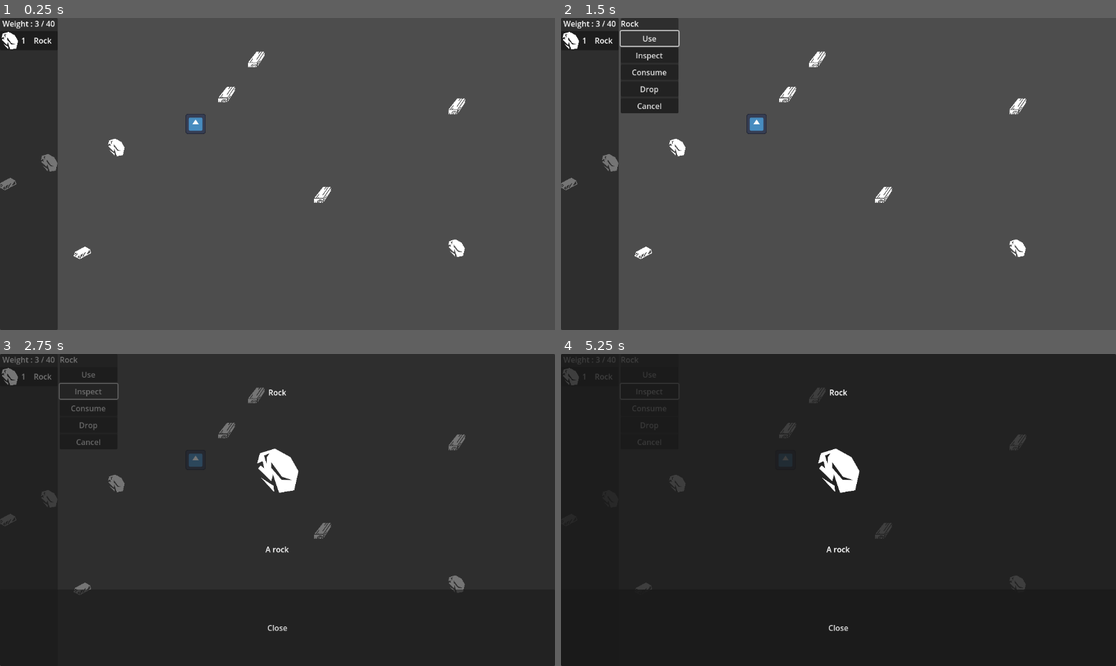
Above: before the commit, frames 1-4 (two rows, left to right).
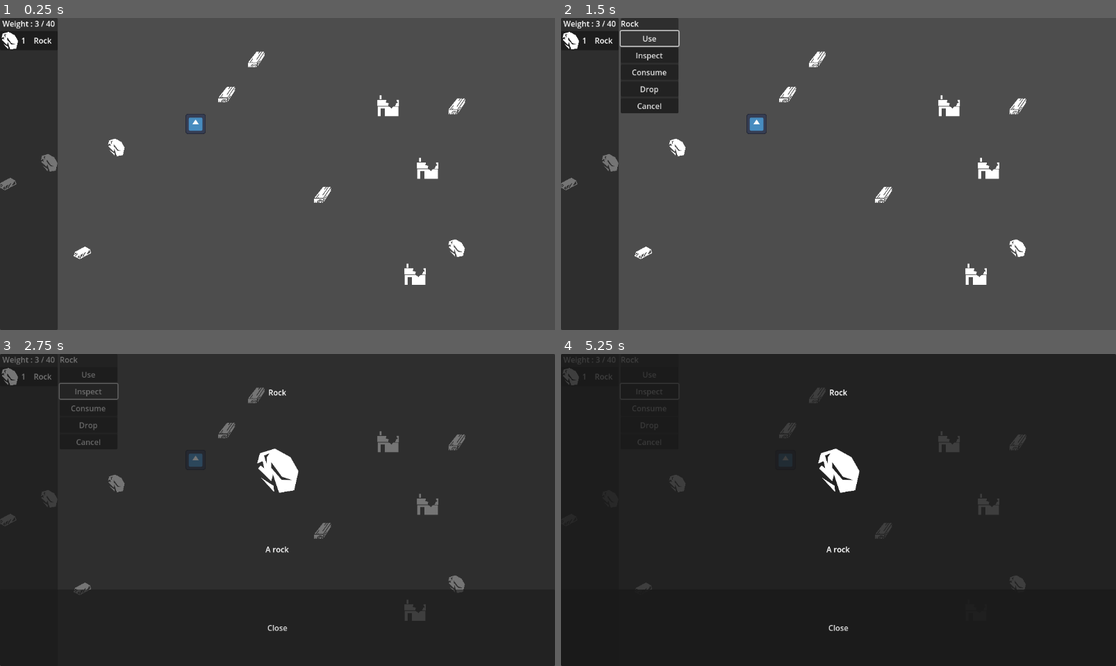
Above: after the commit, the same moments.

Repository: DonKoutsou/Inventory_Tutorial
Game: Godot game, scene res://Scene/world.tscn
Two runs of this game, one before a commit and one after it. Both use one fixed random seed, a clock stepped at 60 frames per second and the inputs below. The engine's default icon, where the game draws it, is replaced by a stand-in: a white triangle on a blue panel in a dark square.
Inputs (mouse positions are in pixels of both pictures, inside the frame that each line leads up to):
- Up to frame 1 (0.25 s): no input
- Up to frame 2 (1.5 s): click (588, 39) at 0.5 s; click "Use" at 1.25 s
- Up to frame 3 (2.75 s): click "Inspect" at 2 s
- Up to frame 4 (5.25 s): click "Consume" at 2.75 s; click "Drop" at 3.5 s; click "Cancel" at 4.25 s; tap Enter at 5 s; hold D (MoveRight) from 5.03 s (still down)

The runs differ from the first frame. In frame 1, 0.5% of the frame differs, in the area x 67-79%, y 24-86%; in frame 2, 0.5%; in frame 3, 0.4%; in frame 4, 0.2%.

Commit message:
Interactable

Diff:
--- a/InventorySystem/Scripts/Inventory.gd
+++ b/InventorySystem/Scripts/Inventory.gd
@@ -10,6 +10,7 @@
 var _InventoryContents : Array[InventoryItemContainer]
 
 signal ContainerCreated(Cont : InventoryItemContainer)
+signal OnItemUsed(Cont : InventoryItemContainer)
 signal OnItemDropped(It : Item)
 signal OnWeightChanged(NewW : float)
 
@@ -30,6 +31,9 @@
 		_InventoryContents.append(ItemContainer)
 		ContainerCreated.emit(ItemContainer)
 		OnItemAdded(It)
+
+func UseItem(Cont : InventoryItemContainer) -> void:
+	OnItemUsed.emit(Cont)
 
 func RemoveItemFromContainer(Cont : InventoryItemContainer, DropToFloor : bool = true) -> void:
 	Cont.UpdateAmm(-1)
--- a/InventorySystem/Scripts/Item.gd
+++ b/InventorySystem/Scripts/Item.gd
@@ -16,8 +16,8 @@
 func GetItemWeight() -> float:
 	return _ItemWeight
 
+func CanStack() -> bool:
+	return true
+
 func GetItemIcon() -> Texture:
 	return _ItemIcon
-
-func CanStack() -> bool:
-	return true
--- a/InventorySystem/Scripts/inventory_screen.gd
+++ b/InventorySystem/Scripts/inventory_screen.gd
@@ -42,7 +42,7 @@
 	ItemOptions.visible = false
 
 func OnItemUsed() -> void:
-	pass
+	Inv.UseItem(SelectedContainer)
 
 func OnItemInspected() -> void:
 	var Inspector = InventoryDescriptorScene.instantiate() as InspectMenu
--- a/Scene/character.tscn
+++ b/Scene/character.tscn
@@ -19,9 +19,11 @@
 
 [node name="ItemArea" type="Area2D" parent="."]
 collision_layer = 0
+collision_mask = 3
 monitorable = false
 
 [node name="CollisionShape2D" type="CollisionShape2D" parent="ItemArea"]
 shape = SubResource("CircleShape2D_nsht6")
 
 [connection signal="area_entered" from="ItemArea" to="." method="_on_item_area_area_entered"]
+[connection signal="area_exited" from="ItemArea" to="." method="_on_item_area_area_exited"]
--- /dev/null
+++ b/Scene/interactable.gd
@@ -0,0 +1,12 @@
+extends Node2D
+
+class_name Interactable
+
+@export var NeededItem : Item
+@export var TransitionTexture : Texture
+
+var Interacted : bool = false
+
+func Interact() -> void:
+	Interacted = true
+	$Sprite2D.texture = TransitionTexture
--- /dev/null
+++ b/Scene/interactable.tscn
@@ -0,0 +1,25 @@
+[gd_scene load_steps=6 format=3 uid="uid://dslfspgyeb1st"]
+
+[ext_resource type="Texture2D" uid="uid://coypfs50fv062" path="res://Assets/damaged-house.png" id="1_3uklf"]
+[ext_resource type="Script" path="res://Scene/interactable.gd" id="1_c68tf"]
+[ext_resource type="Resource" uid="uid://di8qg85ls2wjk" path="res://Items/Wood.tres" id="2_jhwld"]
+[ext_resource type="Texture2D" uid="uid://cwwtnk45hoo4d" path="res://Assets/fixed-house.png" id="3_wejpr"]
+
+[sub_resource type="CircleShape2D" id="CircleShape2D_18iay"]
+radius = 40.0
+
+[node name="Interactable" type="Node2D"]
+script = ExtResource("1_c68tf")
+NeededItem = ExtResource("2_jhwld")
+TransitionTexture = ExtResource("3_wejpr")
+
+[node name="Sprite2D" type="Sprite2D" parent="."]
+scale = Vector2(0.101562, 0.101562)
+texture = ExtResource("1_3uklf")
+
+[node name="Area2D" type="Area2D" parent="."]
+collision_layer = 2
+collision_mask = 0
+
+[node name="CollisionShape2D" type="CollisionShape2D" parent="Area2D"]
+shape = SubResource("CircleShape2D_18iay")
--- a/Scene/world.tscn
+++ b/Scene/world.tscn
@@ -8,6 +8,7 @@
 [ext_resource type="Resource" uid="uid://nqwhwa8p85hc" path="res://Items/Metal.tres" id="4_jtfqm"]
 [ext_resource type="Resource" uid="uid://olg8r7cg4gn3" path="res://Items/Rock.tres" id="5_o0v3h"]
 [ext_resource type="Resource" uid="uid://di8qg85ls2wjk" path="res://Items/Wood.tres" id="6_tm7ek"]
+[ext_resource type="PackedScene" uid="uid://dslfspgyeb1st" path="res://Scene/interactable.tscn" id="9_d4rjj"]
 
 [node name="World" type="Control"]
 layout_mode = 3
@@ -26,3 +27,12 @@
 
 [node name="Character" parent="." instance=ExtResource("1_etjn4")]
 Speed = 5.0
+
+[node name="Interactable" parent="." instance=ExtResource("9_d4rjj")]
+position = Vector2(887, 311)
+
+[node name="Interactable2" parent="." instance=ExtResource("9_d4rjj")]
+position = Vector2(805, 181)
+
+[node name="Interactable3" parent="." instance=ExtResource("9_d4rjj")]
+position = Vector2(861, 531)
--- a/Scripts/character.gd
+++ b/Scripts/character.gd
@@ -5,8 +5,11 @@
 @export var Speed : float
 @export var Inv : Inventory
 
+var Interactables : Array[Interactable]
+
 func _ready() -> void:
 	Inv.connect("OnItemDropped", DropItemToFeet)
+	Inv.connect("OnItemUsed", TryUseItemFromContainer)
 
 func DropItemToFeet(It : Item) -> void:
 	var ItemSc = Inv.BaseItemScene.instantiate() as Item2D
@@ -23,6 +26,15 @@
 	if (Input.is_action_pressed("MoveRight")):
 		position.x += Speed
 
+func TryUseItemFromContainer(Cont : InventoryItemContainer) -> void:
+	var It = Cont.GetContainedItem()
+	for g in Interactables:
+		if (g.Interacted):
+			continue
+		if (g.NeededItem.resource_path == It.resource_path):
+			g.Interact()
+			Inv.RemoveItemFromContainer(Cont, false)
+			return
 
 func _on_item_area_area_entered(area: Area2D) -> void:
 	if (area.get_parent() is Item2D):
@@ -30,3 +42,10 @@
 		if (Inv.CanFitItem(It.GetItemResource())):
 			Inv.AddItemToInventory(It.GetItemResource())
 			It.queue_free()
+	else : if (area.get_parent() is Interactable):
+		Interactables.append(area.get_parent())
+
+
+func _on_item_area_area_exited(area: Area2D) -> void:
+	if (area.get_parent() is Interactable):
+		Interactables.erase(area.get_parent())
Binary file added: Assets/damaged-house.png
Not shown, added: Assets/damaged-house.png.import
Binary file added: Assets/fixed-house.png
Not shown, added: Assets/fixed-house.png.import
Not shown: 1 places in Scene/world.tscn that only renumber resources
